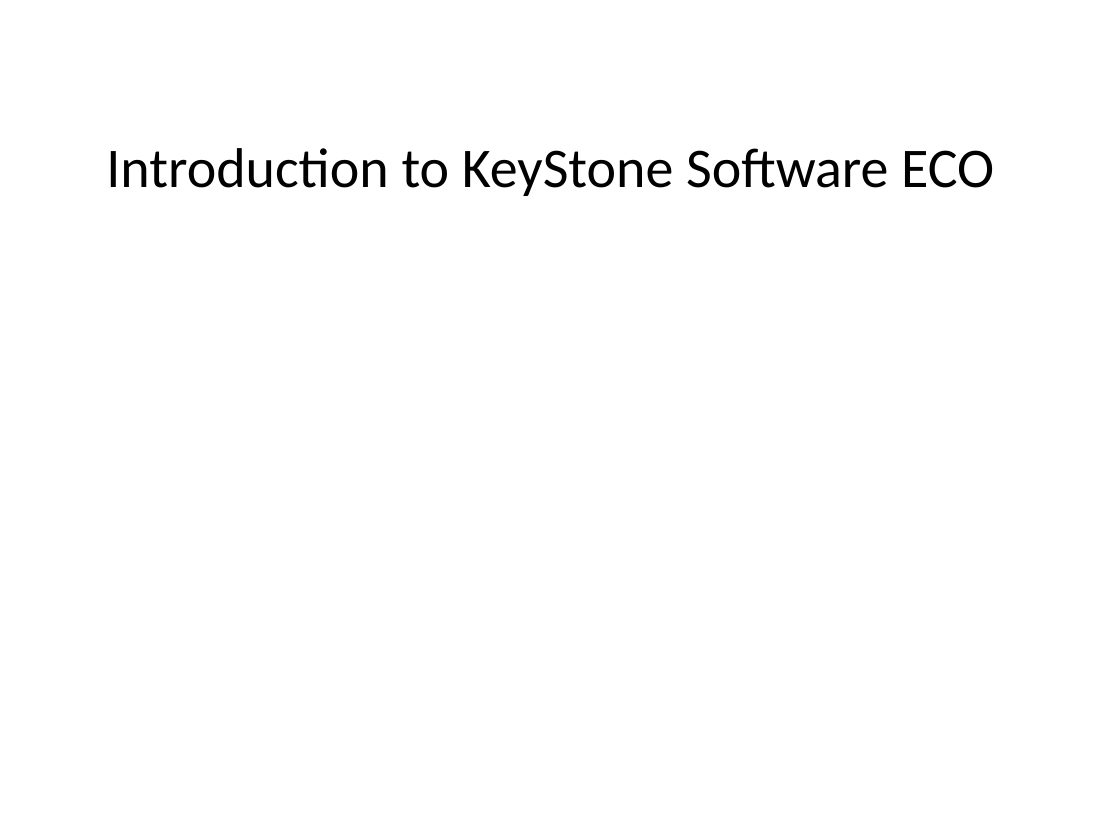
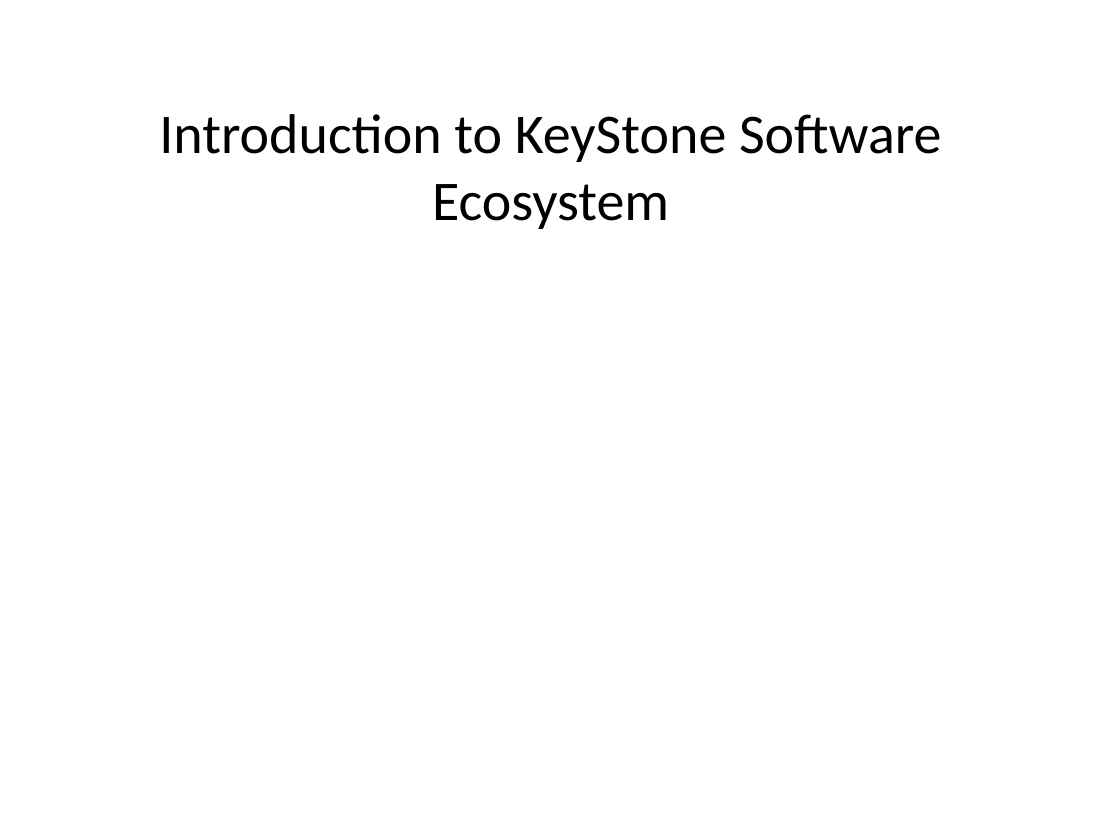
Before and after one commit to hari1989/keystone-workshop, a slide deck: slide 1 of preliminary/Introduction to KeyStone Software ECO.pptx. Drawn at 1120x840 pixels with LibreOffice and Linux fonts; fonts in the diff are those of the drawing. Boxes give left, top, right and bottom in pixels: in the first picture for what was removed or moved away, otherwise in the second. Text is boxed around its words. In the diff, an @@ line names an element or a change of style, - is before the commit and + after.

```diff
--- a/preliminary/Introduction to KeyStone Software ECO.pptx
+++ b/preliminary/Introduction to KeyStone Software ECO.pptx
@@ title at (159, 114, 941, 229): text changed @@
-Introduction to KeyStone Software ECO
+Introduction to KeyStone Software Ecosystem
```
Also in this commit, not shown: 4 other slides changed, 1 slide added, 2 slides removed.
